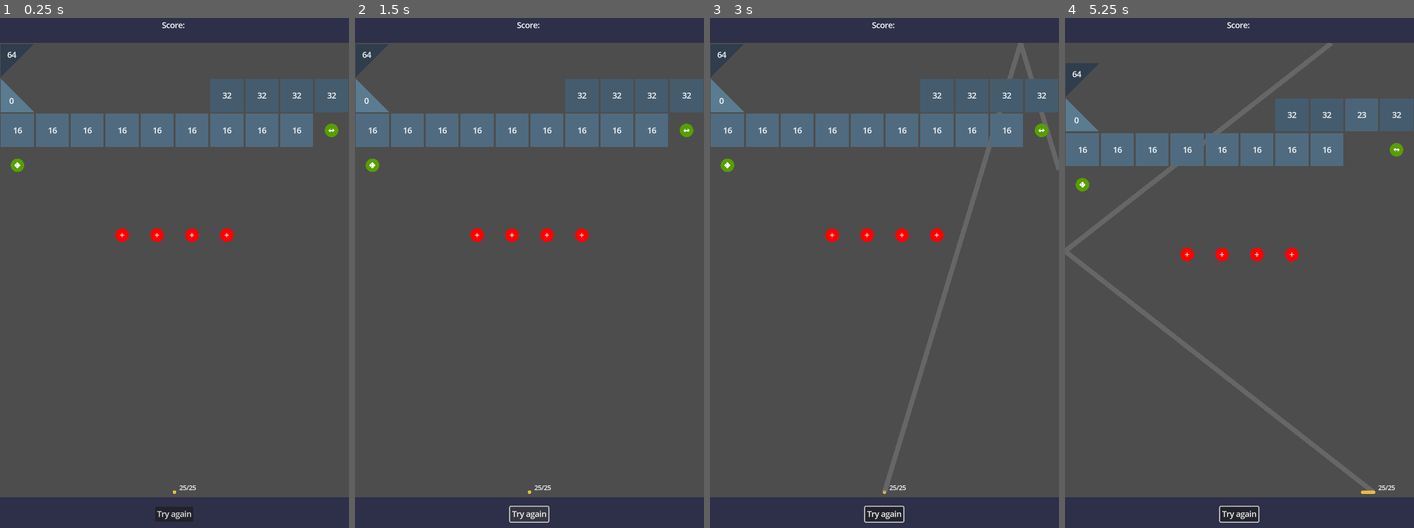
Above: before the commit, frames 1-4 (left to right).
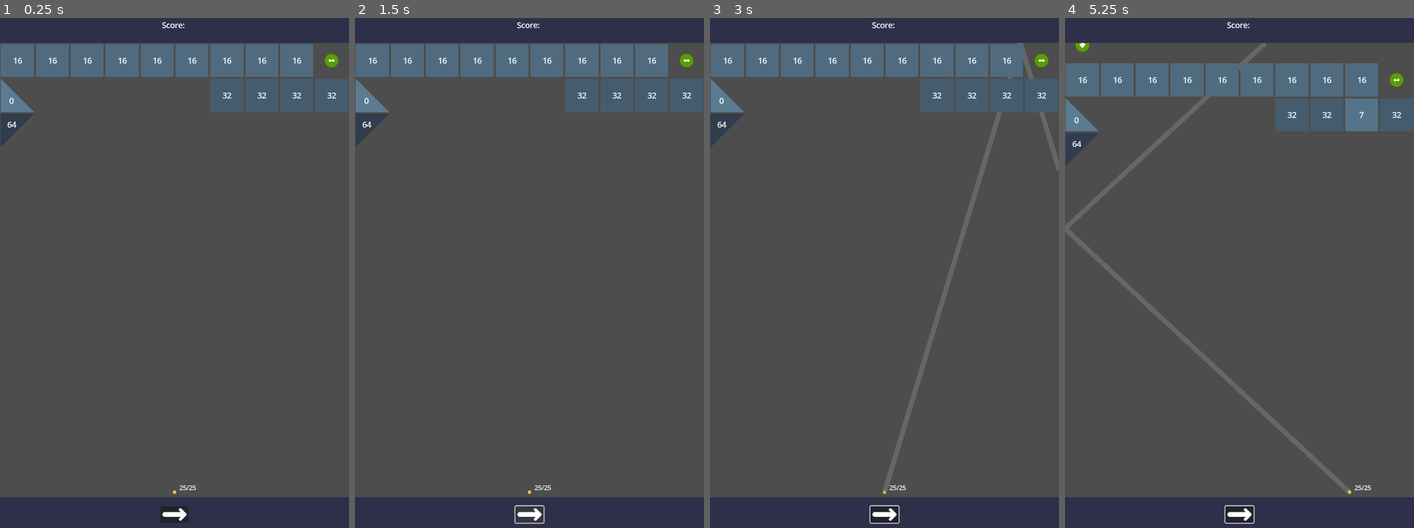
Above: after the commit, the same moments.

Repository: MichalHrbek/wallsnballs
Game: Godot game, scene res://scenes/main.tscn
The game is run twice, just before and just after one commit, with the same random seed, the same clock (stepped at 60 frames per second) and the same inputs.
Inputs (mouse positions are in pixels of both pictures, inside the frame that each line leads up to):
- Up to frame 1 (0.25 s): no input
- Up to frame 2 (1.5 s): click (529, 512) at 0.5 s; click (529, 512) at 1.25 s
- Up to frame 3 (3 s): click (884, 512) at 2 s; tap Enter at 2.75 s; move the mouse to (961, 242) at 2.77 s; click (961, 242) at 2.92 s
- Up to frame 4 (5.25 s): move the mouse to (1169, 298) at 3.52 s; click (1169, 298) at 3.67 s; move the mouse to (1274, 155) at 4.27 s; click (1274, 155) at 4.42 s; move the mouse to (1222, 375) at 5.02 s; click (1222, 375) at 5.17 s

The runs differ from the first frame. In frame 1, 12% of the frame differs, in the area x 0-97%, y 5-99%; in frame 2, 12%; in frame 3, 12%; in frame 4, 14%, in the area x 0-97%, y 4-100%.

Commit message:
Continuously spawning rows

Diff:
--- a/scenes/main.tscn
+++ b/scenes/main.tscn
@@ -7,6 +7,7 @@
 [ext_resource type="PackedScene" uid="uid://udh5o1p8l33m" path="res://scenes/balls/ball_spawner.tscn" id="4_125qf"]
 [ext_resource type="Resource" uid="uid://bjc2fx6lu4mqf" path="res://assets/color_scheme_default.tres" id="5_25dla"]
 [ext_resource type="PackedScene" uid="uid://c4a2uigga1pqs" path="res://scenes/walls/wall_barrier.tscn" id="5_t88ek"]
+[ext_resource type="Texture2D" uid="uid://c4c3skttdldgf" path="res://assets/arrow_right.svg" id="8_ff444"]
 
 [sub_resource type="Resource" id="Resource_d1m8a"]
 script = ExtResource("3_dg4ad")
@@ -55,6 +56,7 @@
 name = ""
 width = 10
 height = 6
+start = 3
 walls = Array[ExtResource("3_dg4ad")]([SubResource("Resource_d1m8a"), null, null, null, null, null, null, null, null, n …(805 unchanged characters)…
 
 [sub_resource type="RectangleShape2D" id="RectangleShape2D_mo8sl"]
@@ -186,4 +188,4 @@
 
 [node name="Button" type="Button" parent="GameLayer/VBoxContainer/BottomBar/CenterContainer"]
 layout_mode = 2
-text = "Try again"
+icon = ExtResource("8_ff444")
--- a/scripts/level.gd
+++ b/scripts/level.gd
@@ -13,9 +13,10 @@
 		if value != GameStatus.IN_PROGRESS:
 			game_ended.emit(value)
 var walls: Array[Wall] = []
+var _tween: Tween
 
-var _tween: Tween
 @onready var _lose_trigger: Area2D = $LoseTrigger
+@onready var _row = lvl.start
 
 enum GameStatus {IN_PROGRESS = 0, LOST = 1, WON = 2}
 
@@ -32,25 +33,33 @@
 func _ready():
 	$BottomBorder.reflected.connect(ball_spawner.on_return_ball)
 	# Spawning bricks
-	for i in lvl.height:
-		for j in lvl.width:
-			var index = i*lvl.width+j
-			var wall_res = lvl.walls[index]
-			walls.append(null)
-			if wall_res:
-				var node: Wall = _wall_scenes[wall_res.type].instantiate()
-				if node:
-					node.health = wall_res.health
-					node.level = self
-					_walls_group.add_child(node)
-					node.position += Vector2(Wall.SIZE*(j+0.5),Wall.SIZE*(i+0.5))
-					node.orientation = wall_res.orientation
-					walls[index] = node
-					node.destroyed.connect(_on_wall_destroyed.bind(node,index))
+	for i in _row:
+		_spawn_row(i)
+	_walls_group.position.y += Wall.SIZE*_row
+
 	color_scheme.on_round_over(self)
 	for i in walls:
 		if i:
 			i.on_round_over()
+
+func _spawn_row(row_index:int):
+	var y = -row_index-1
+	if row_index >= lvl.height or row_index < 0:
+		return
+	for x in lvl.width:
+		var index = row_index*lvl.width+x
+		var wall_res = lvl.walls[index]
+		walls.append(null)
+		if wall_res:
+			var node: Wall = _wall_scenes[wall_res.type].instantiate()
+			if node:
+				node.health = wall_res.health
+				node.level = self
+				_walls_group.add_child(node)
+				node.position += Vector2(Wall.SIZE*(x+0.5),Wall.SIZE*(y+0.5))
+				node.orientation = wall_res.orientation
+				walls[index] = node
+				node.destroyed.connect(_on_wall_destroyed.bind(node,index))
 
 func _check_loss():
 	for i in _lose_trigger.get_overlapping_bodies():
@@ -63,6 +72,8 @@
 	walls[index] = null
 
 func next_round():
+	_spawn_row(_row)
+	_row += 1
 	if(walls.count(null) == len(walls)):
 		print("YOU WON")
 		status = GameStatus.WON
@@ -72,11 +83,8 @@
 		if i:
 			i.on_round_over()
 	if _tween:
-		if _tween.is_running():
-			_tween.pause()
-			_tween.custom_step(1)
 		_tween.kill()
 	_tween = create_tween()
-	_tween.tween_property(_walls_group, "position", _walls_group.position+Vector2(0,Wall.SIZE), _slide_duration)
+	_tween.tween_property(_walls_group, "position", Vector2(0,_row*Wall.SIZE), _slide_duration)
 	_tween.tween_callback(_check_loss)
 	round_ended.emit()
--- a/scripts/resources/level_res.gd
+++ b/scripts/resources/level_res.gd
@@ -1,7 +1,15 @@
 class_name LevelRes extends Resource
 
-# The game area is sized 10x13 walls
 @export var name: String
 @export var width: int = 10
 @export var height: int
+@export var start: int = 0 # How many rows will be visible when the game starts
 @export var walls: Array[WallRes]
+# 12 13 14 15 16 17
+#  6  7  8  9 10 11
+#  0  1  2  3  4  5
+# -- -- -- -- -- -- * start
+
+# The game area is sized 10x12 walls (A wall in the 13th row means losing)
+const GAME_HEIGHT = 12
+const GAME_WIDTH = 10
Not shown: 1 places in scenes/main.tscn that only renumber resources
